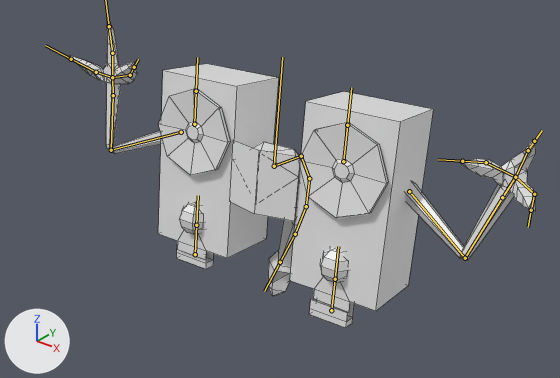
Renders of the FBX model Assets/Models/Monsters/Speaktre/speaktre3.fbx from each side of a commit.
The view is the same before and after, from a 50 mm camera at (13.43, -14.34, 14.9) aimed at (0.71, 1.56, 5.04). Lighting does not change. The marker at lower left points along +X, +Y and +Z. Both versions are drawn at frame 17 of the action 'Armature|TakeDamage'; the numbers are the values there. The bones that bend it are drawn over the model as lines. Mesh edges are drawn as thin lines.

In view in the first picture: 'Arm_L', 'Arm_R', 'Body', 'Mouth_L', 'Mouth_R', 'Speaker_L', 'Speaker_R'.
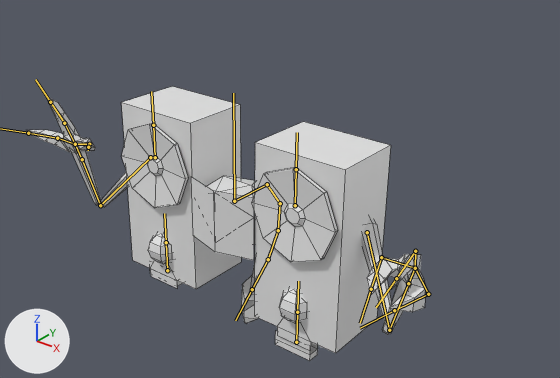
Location of each change, (x1, y1, x2, y2) in pixels of the pictures (560 x 378 px):
'Body', posed (8% taller): before (158, 64, 433, 312); after (121, 86, 391, 353)
'Speaker_L', posed: before (299, 122, 388, 218); after (252, 168, 338, 262)
'Speaker_R', posed (7% narrower): before (159, 89, 230, 175); after (122, 123, 188, 208)
'Arm_L', posed (50% narrower): before (406, 140, 536, 260); after (362, 218, 426, 335)
'Arm_R', posed (10% wider, 18% shorter): before (69, 18, 161, 154); after (26, 95, 127, 207)
'Mouth_L', posed: before (309, 299, 354, 328); after (275, 331, 318, 361)
'Mouth_R', posed: before (177, 249, 214, 269); after (150, 269, 182, 286)
bone 'Bone', root to tip: before (274, 166) to (282, 57); after (234, 201) to (233, 93)
bone 'Bone.006', root to tip: before (195, 254) to (196, 225); after (167, 270) to (166, 242)
bone 'Bone.007', root to tip: before (331, 310) to (335, 279); after (296, 342) to (297, 312)
bone 'Bone.010', root to tip: before (181, 132) to (111, 150); after (150, 157) to (100, 205)
bone 'Bone.011', root to tip: before (111, 150) to (113, 95); after (100, 205) to (82, 159)
bone 'Bone.018', root to tip: before (409, 191) to (465, 258); after (367, 232) to (389, 330)
bone 'Bone.019', root to tip: before (465, 258) to (502, 197); after (389, 330) to (408, 283)
bone 'Bone.020', root to tip: before (515, 177) to (528, 150); after (415, 268) to (415, 251)
bone 'Bone.021', root to tip: before (528, 150) to (534, 141); after (415, 251) to (396, 278)
bone 'Bone.022', root to tip: before (515, 177) to (534, 194); after (415, 268) to (428, 294)
bone 'Bone.023', root to tip: before (534, 194) to (531, 210); after (428, 294) to (394, 310)
bone 'Bone.025', root to tip: before (486, 162) to (462, 161); after (381, 257) to (371, 289)

Edits to the bpy script that builds the scene:
```text
Change bone_bone:
    where bone_bone = bpy.data.objects['Armature'].pose.bones['Bone']
    bone_bone.location: (0.36, 0.82, -1.72) -> (0.09, 0.17, -0.27)
    bone_bone.rotation_quaternion: (0.996, -0.073, 0.043, 0.006) -> (1.0, -0.014, 0.008, 0.001)  # degrees (-8, 5, 0) -> degrees (-2, 1, 0)
Change bone_bone_006:
    where bone_bone_006 = bpy.data.objects['Armature'].pose.bones['Bone.006']  # child of 'Bone'
    bone_bone_006.location: (0.04, 0.0, 0.0) -> (0.01, 0.38, 0.0)
Change bone_bone_007:
    where bone_bone_007 = bpy.data.objects['Armature'].pose.bones['Bone.007']  # child of 'Bone'
    bone_bone_007.location: (0.0, -0.22, 0.0) -> (0.0, -0.04, 0.0)
Change bone_bone_010:
    where bone_bone_010 = bpy.data.objects['Armature'].pose.bones['Bone.010']  # child of 'Bone'
    bone_bone_010.rotation_quaternion: (0.896, 0.27, -0.352, 0.009) -> (0.724, 0.451, -0.519, 0.047)  # degrees (38, -40, -13) -> degrees (85, -53, -41)
Change bone_bone_011:
    where bone_bone_011 = bpy.data.objects['Armature'].pose.bones['Bone.011']  # child of 'Bone.010'
    bone_bone_011.rotation_quaternion: (-0.301, 0.167, -0.484, 0.804) -> (-0.293, 0.289, -0.36, 0.837)  # degrees (-62, 1, -140) -> degrees (-53, -16, -133)
Change bone_bone_018:
    where bone_bone_018 = bpy.data.objects['Armature'].pose.bones['Bone.018']  # child of 'Bone'
    bone_bone_018.rotation_quaternion: (0.723, 0.266, 0.623, -0.136) -> (0.705, 0.323, 0.526, -0.351)  # degrees (69, 77, 36) -> degrees (20, 75, -38)
Change bone_bone_019:
    where bone_bone_019 = bpy.data.objects['Armature'].pose.bones['Bone.019']  # child of 'Bone.018'
    bone_bone_019.rotation_quaternion: (-0.078, 0.75, 0.639, -0.15) -> (-0.251, 0.785, 0.459, -0.332)  # degrees (-162, 7, 82) -> degrees (-133, 17, 68)
Change bone_bone_020:
    where bone_bone_020 = bpy.data.objects['Armature'].pose.bones['Bone.020']  # child of 'Bone.028'
    bone_bone_020.rotation_quaternion: (0.982, 0.16, -0.07, -0.069) -> (0.982, 0.145, -0.108, -0.05)  # degrees (19, -7, -9) -> degrees (18, -11, -8)
Change bone_bone_021:
    where bone_bone_021 = bpy.data.objects['Armature'].pose.bones['Bone.021']  # child of 'Bone.020'
    bone_bone_021.rotation_quaternion: (0.895, -0.166, 0.32, -0.263) -> (0.755, -0.305, 0.209, -0.541)  # degrees (-32, 29, -41) -> degrees (-43, -1, -71)
Change bone_bone_022:
    where bone_bone_022 = bpy.data.objects['Armature'].pose.bones['Bone.022']  # child of 'Bone.028'
    bone_bone_022.rotation_quaternion: (0.943, -0.255, 0.154, 0.15) -> (0.953, -0.25, 0.13, 0.108)  # degrees (-28, 22, 13) -> degrees (-28, 18, 9)
Change bone_bone_023:
    where bone_bone_023 = bpy.data.objects['Armature'].pose.bones['Bone.023']  # child of 'Bone.022'
    bone_bone_023.rotation_quaternion: (0.986, -0.074, 0.141, -0.05) -> (0.924, -0.064, 0.096, -0.365)  # degrees (-10, 16, -7) -> degrees (-11, 8, -44)
Change bone_bone_025:
    where bone_bone_025 = bpy.data.objects['Armature'].pose.bones['Bone.025']  # child of 'Bone.024'
    bone_bone_025.rotation_quaternion: (0.983, -0.001, -0.125, -0.132) -> (0.891, -0.293, -0.08, -0.338)  # degrees (2, -14, -16) -> degrees (-30, -20, -36)
```
